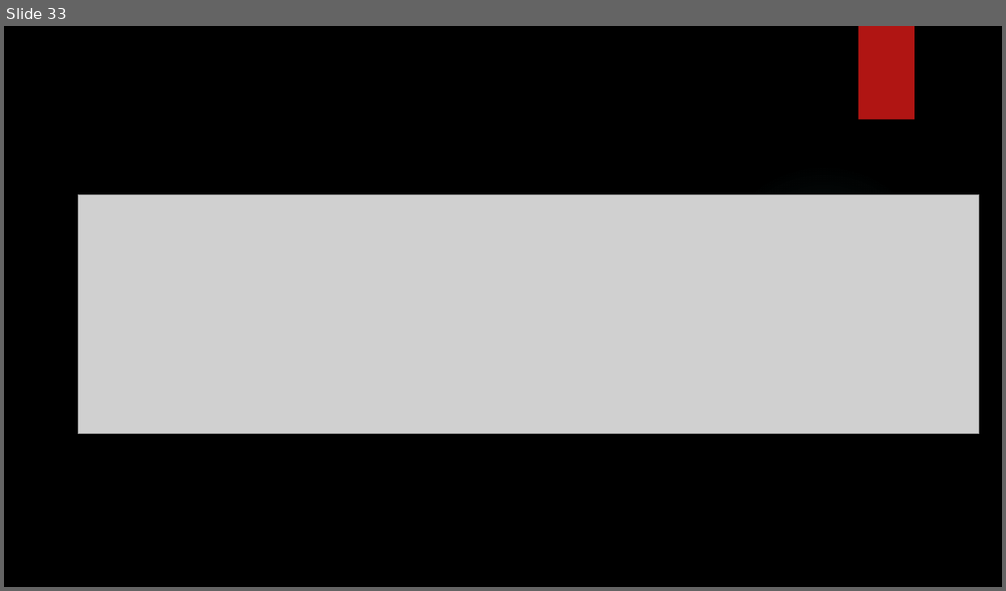
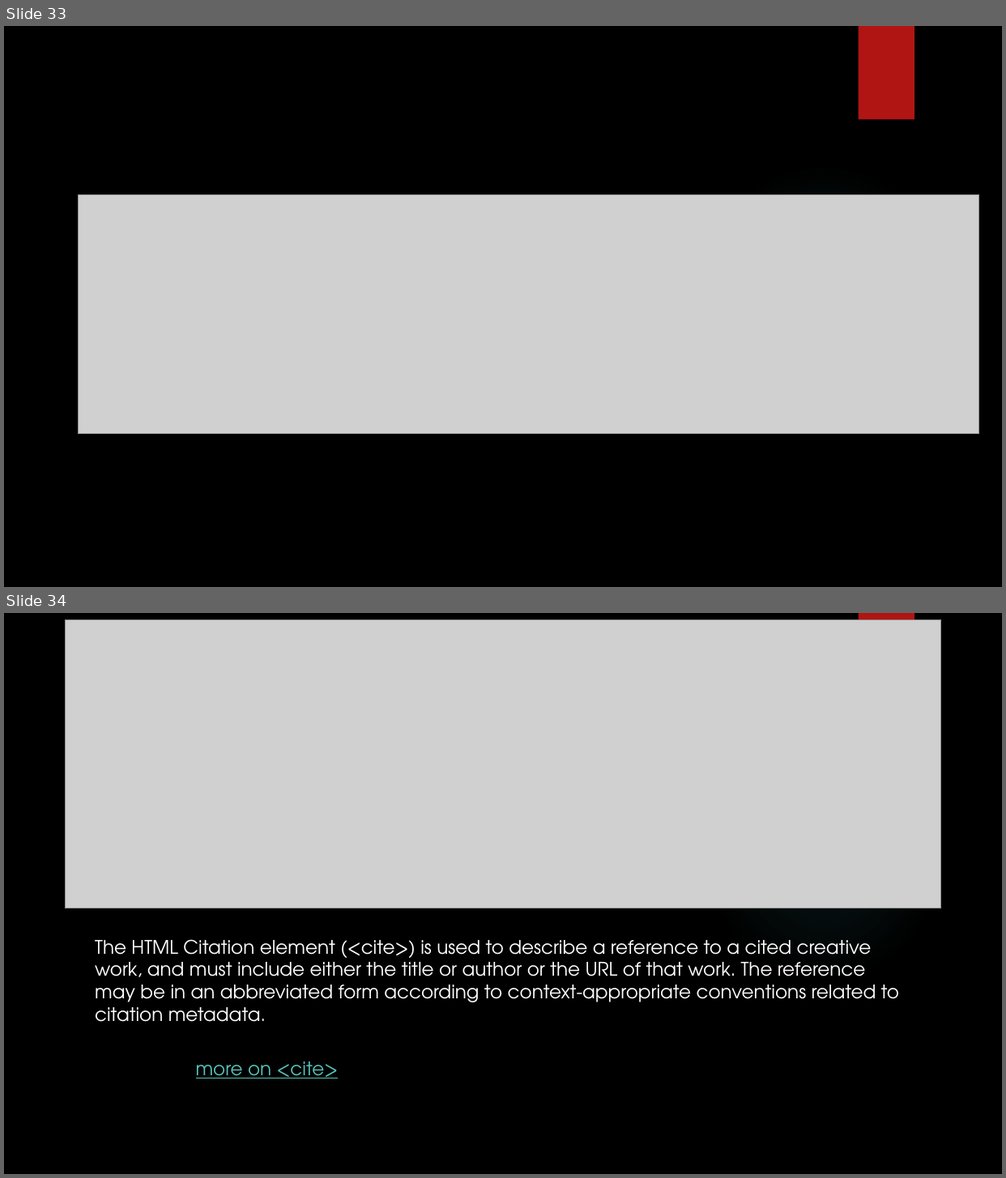
Before and after one commit to yogeshwar1996/HTML5CSS, a slide deck: Fundamentals of HTML and CSS.pptx. Shown one above the other, each under a label of ours: slide 33 before the commit, slides 33 and 34 after it. The pictures are 1006x591 and 1006x1178 pixels, drawn with LibreOffice and Linux fonts; fonts in the diff are those of the drawing; grey boxes stand for pictures; background and template pictures are left out. Boxes give left, top, right and bottom in pixels: in the first picture for what was removed or moved away, otherwise in the second. Text is boxed around its words. In the diff, an @@ line names an element or a change of style, - is before the commit and + after.

```diff
--- a/Fundamentals of HTML and CSS.pptx
+++ b/Fundamentals of HTML and CSS.pptx
@@ slide 34 added at [4,613,1002,1174], background picture (left out); not listed: 2 template elements that a slide beside it also shows @@
@@ picture added at [65,619,941,909] @@
@@ text added at [95,939,899,1022], 18 pt, text #FFFFFF @@
+The HTML Citation element (<cite>) is used to describe a reference to a cited creative work, and must include either the title or author or the URL of that work. The reference may be in an abbreviated form according to context-appropriate conventions related to citation metadata.
@@ text added at [196,1062,339,1079], 18 pt, text #58C1BA, underline @@
+more on <cite>
```
Also in this commit, not shown: 1 slide removed.
